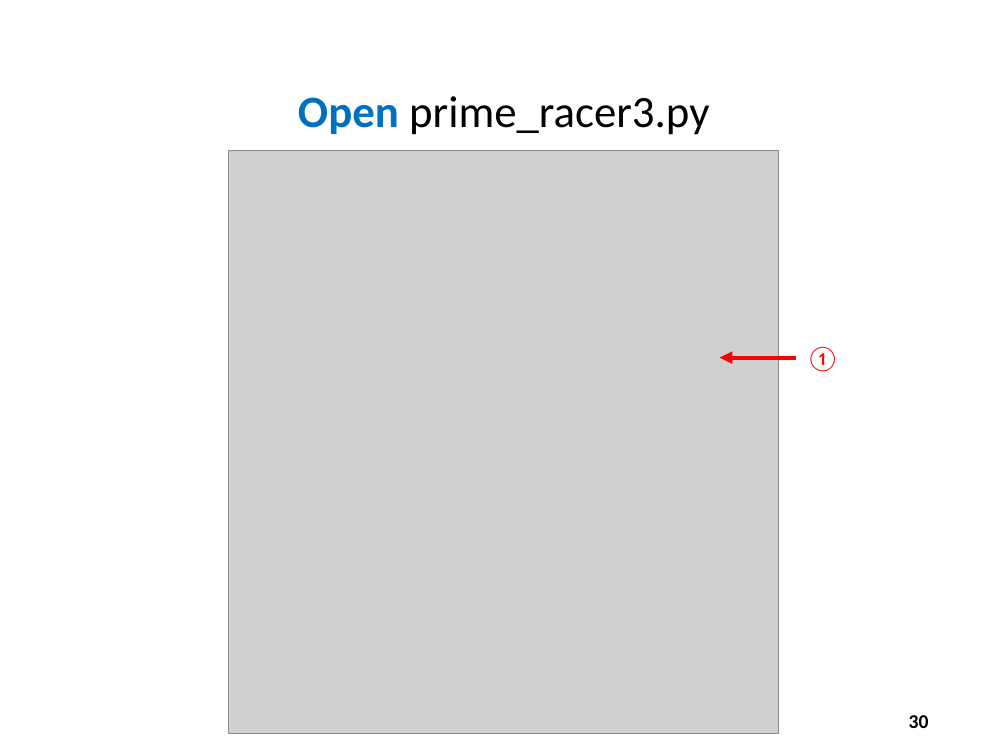
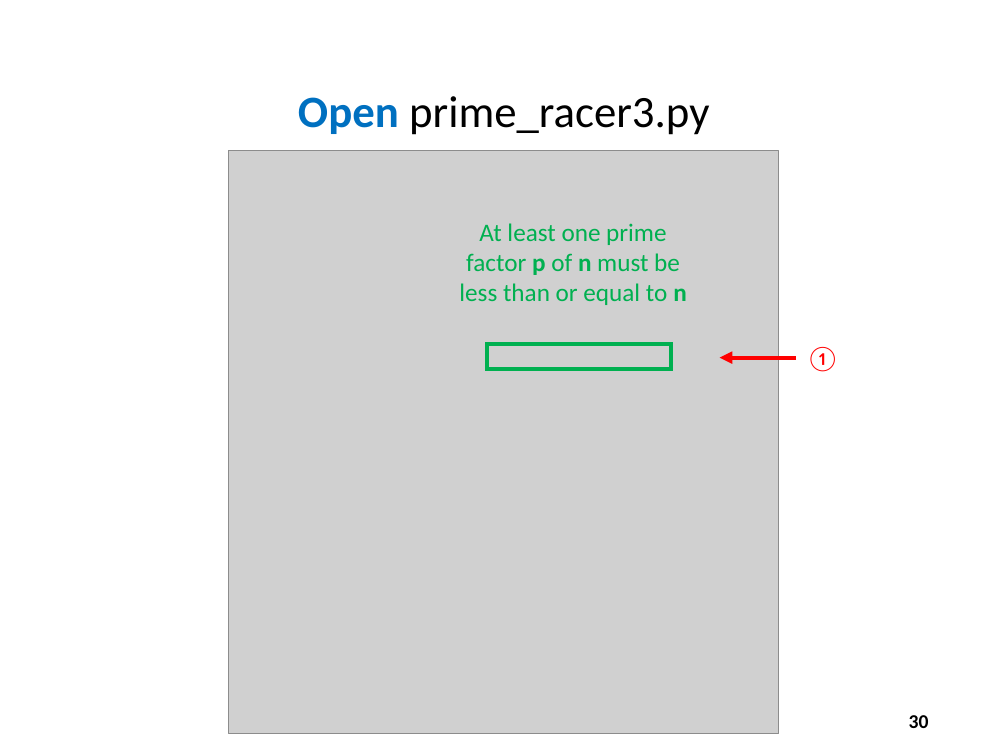
Before and after one commit to dbiersach/scicomp101, a slide deck: slide 30 of Session 10 - Random Numbers and Algorithms/Session 10 - Random Numbers and Algorithms.pptx. Drawn at 1008x756 pixels with LibreOffice and Linux fonts; fonts in the diff are those of the drawing; grey boxes stand for pictures. Boxes give left, top, right and bottom in pixels: in the first picture for what was removed or moved away, otherwise in the second. Text is boxed around its words. In the diff, an @@ line names an element or a change of style, - is before the commit and + after.

```diff
--- a/Session 10 - Random Numbers and Algorithms/Session 10 - Random Numbers and Algorithms.pptx
+++ b/Session 10 - Random Numbers and Algorithms/Session 10 - Random Numbers and Algorithms.pptx
@@ text added at (459, 223, 687, 305), 18 pt, text #00B050 @@
+At least one prime factor p of n must be less than or equal to n
@@ rectangle added at (487, 344, 671, 369), outline #00B050 3 pt @@
```
Also in this commit, not shown: 6 other slides changed.
